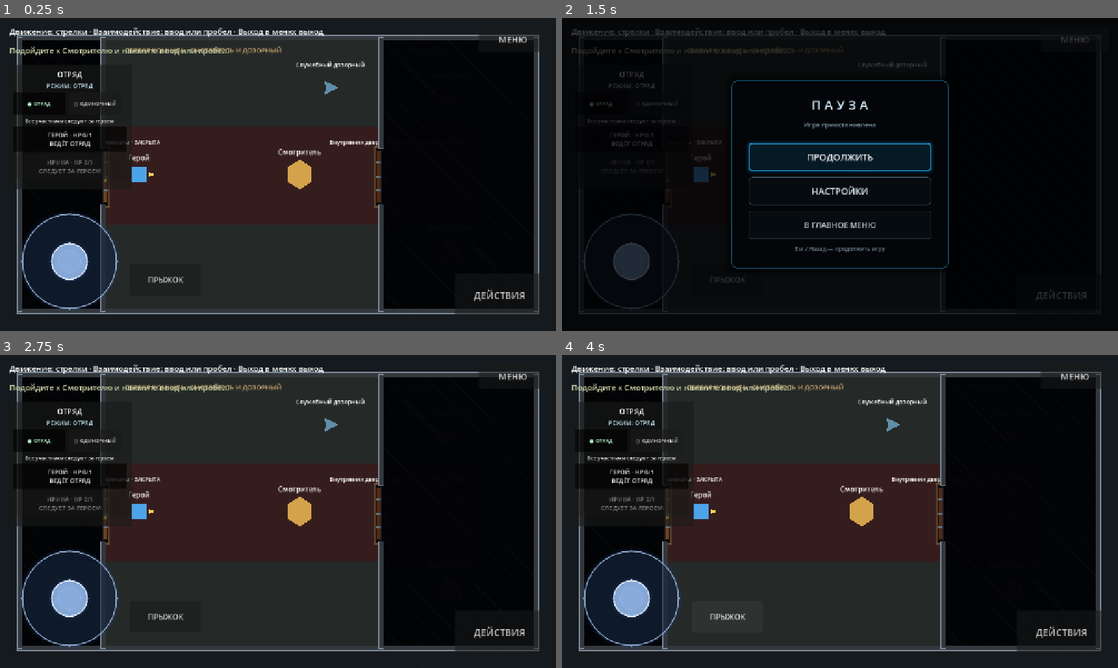
Above: before the commit, frames 1-4 (two rows, left to right).
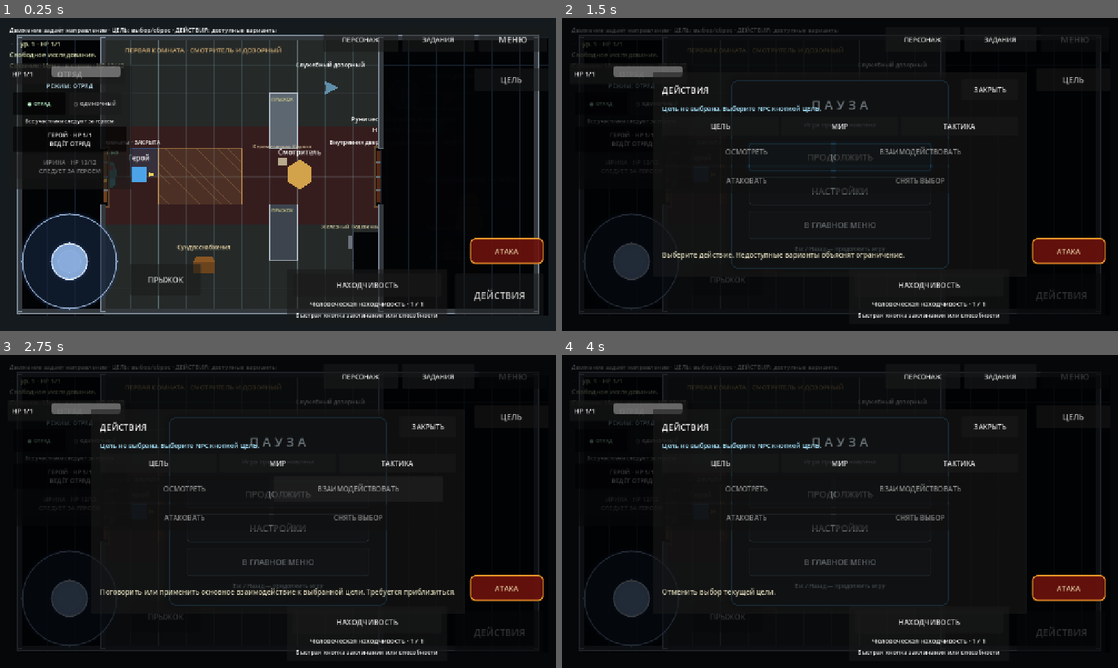
Above: after the commit, the same moments.

Repository: eretenkodaniil16-rgb/rpg-project
Game: Godot game, scene res://scenes/game/game.tscn
Two runs of this game, one before a commit and one after it. Both use one fixed random seed, a clock stepped at 60 frames per second and the inputs below. This scene is started directly instead of the project's main scene.
Inputs (mouse positions are in pixels of both pictures, inside the frame that each line leads up to):
- Up to frame 1 (0.25 s): no input
- Up to frame 2 (1.5 s): click "ДЕЙСТВИЯ" at 0.5 s; click "МЕНЮ" at 1.25 s
- Up to frame 3 (2.75 s): click "ПРОДОЛЖИТЬ" at 2 s
- Up to frame 4 (4 s): click (840, 527) at 2.75 s, where only the run after the commit has a clickable "НАСТРОЙКИ"; click (728, 617) at 3.5 s, where only the run before the commit has a clickable "ПРЫЖОК"

The runs differ from the first frame. In frame 1, 12% of the frame differs, in the area x 1-99%, y 2-96%; in frame 2, 7.0%; in frame 3, 38%; in frame 4, 39%, in the area x 1-99%, y 0-100%.
Error before the commit: Parse Error: Could not resolve super class path "res://scripts/game/game_party_stealth_v3_combat_bridge_runtime.gd". (res://scripts/game/game_ai_stealth_v2_ui_…

Commit message:
revert: keep Party Stealth v3 on existing runtime leaf

Diff:
--- a/scripts/game/game_ai_stealth_v2_ui_runtime.gd
+++ b/scripts/game/game_ai_stealth_v2_ui_runtime.gd
@@ -1,4 +1,4 @@
-extends "res://scripts/game/game_party_stealth_v3_combat_bridge_runtime.gd"
+extends "res://scripts/game/game_party_stealth_v3_runtime.gd"
 
 
 func _refresh_alert_indicator() -> void:
